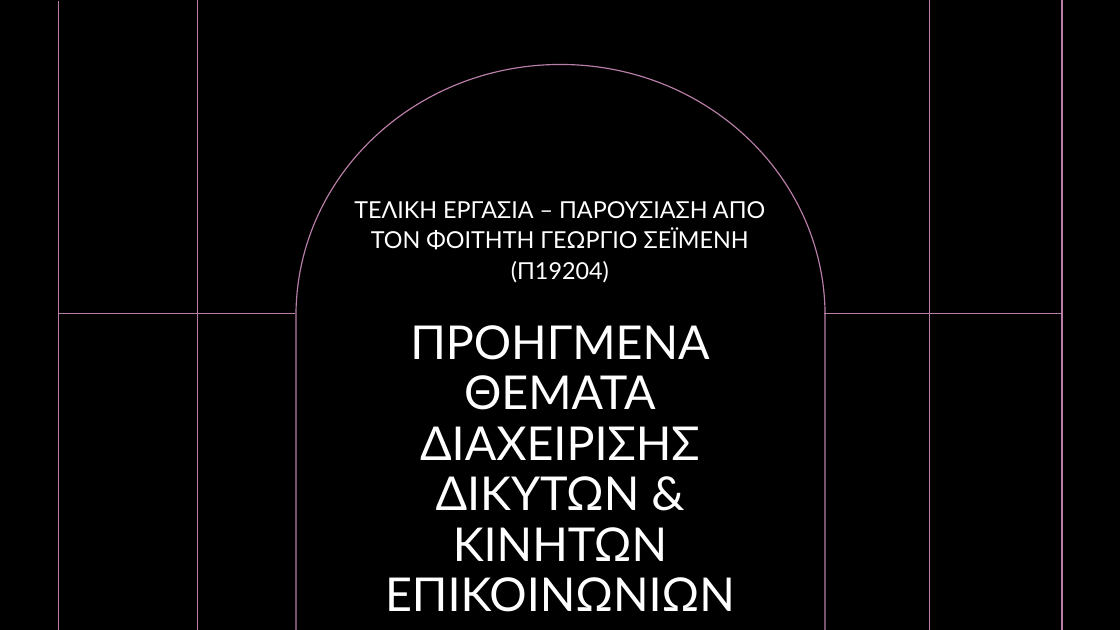
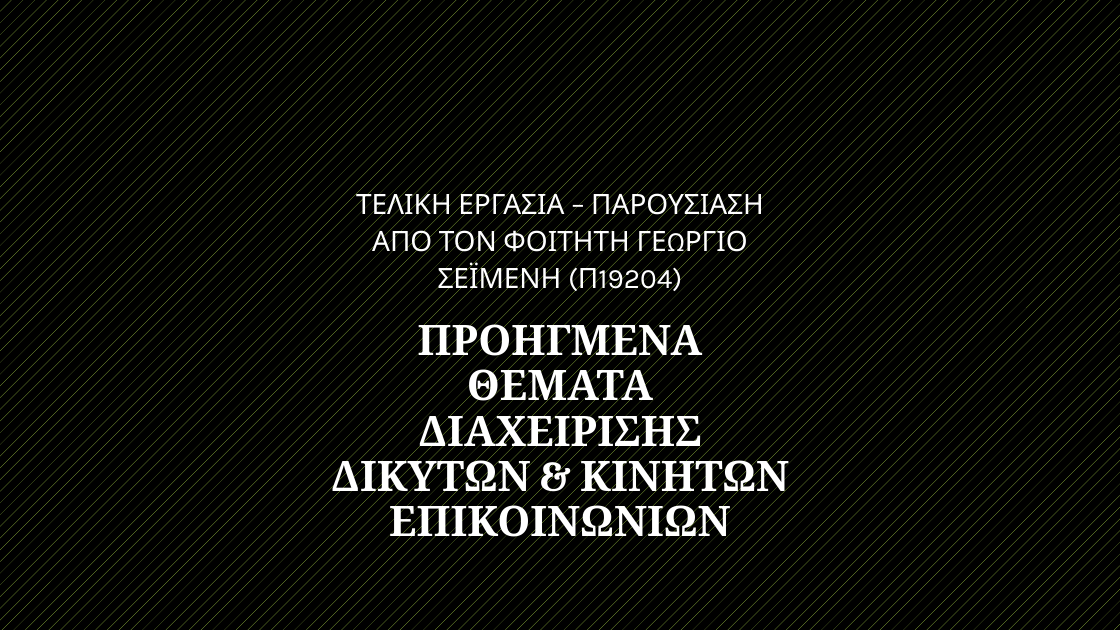
Before and after one commit to GeorgeMC2610/Contiki-Cooja-Simulations, a slide deck: slide 1 of final/p19204.pptx. Drawn at 1120x630 pixels with LibreOffice and Linux fonts; fonts in the diff are those of the drawing; background and template pictures are left out. Boxes give left, top, right and bottom in pixels: in the first picture for what was removed or moved away, otherwise in the second. Text is boxed around its words. In the diff, an @@ line names an element or a change of style, - is before the commit and + after.

```diff
--- a/final/p19204.pptx
+++ b/final/p19204.pptx
@@ rectangle removed at <box>0,0,1120,630</box> @@
@@ rectangle removed at <box>0,0,1120,630</box> @@
@@ group removed at <box>58,0,1062,630</box>: 6 lines, 1 freeform shape @@
@@ subtitle "ΤΕΛΙΚΗ ΕΡΓΑΣΙΑ – ΠΑΡΟΥΣΙΑΣΗ ΑΠΟ ..." at <box>356,187,764,295</box>: size 20 to 24 pt, font Lato to Karla @@
@@ title "ΠΡΟΗΓΜΕΝΑ ΘΕΜΑΤΑ ΔΙΑΧΕΙΡΙΣΗΣ ΔΙΚΥΤΩΝ & ..." at <box>331,316,789,548</box>: size 40 to 36 pt, font Lato to Cambria, bold on @@
@@ group removed at <box>0,0,1120,630</box>: 4 lines, 2 freeform shapes @@
```
Also in this commit, not shown: 2 slides added, 1 slide removed.
